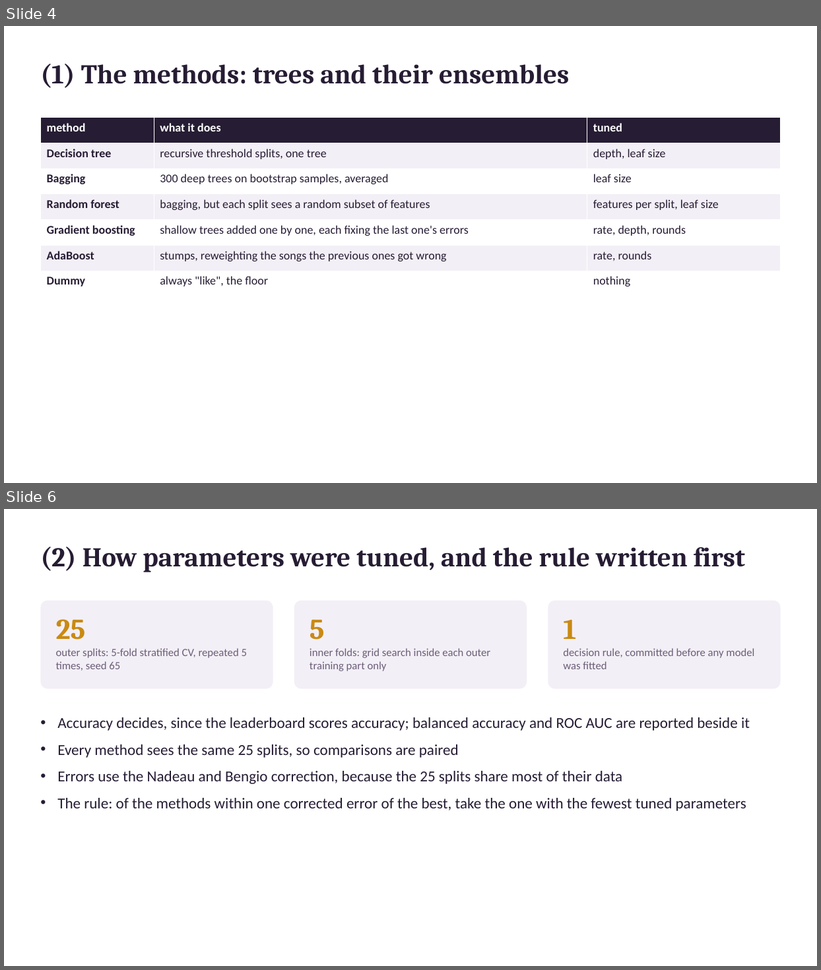
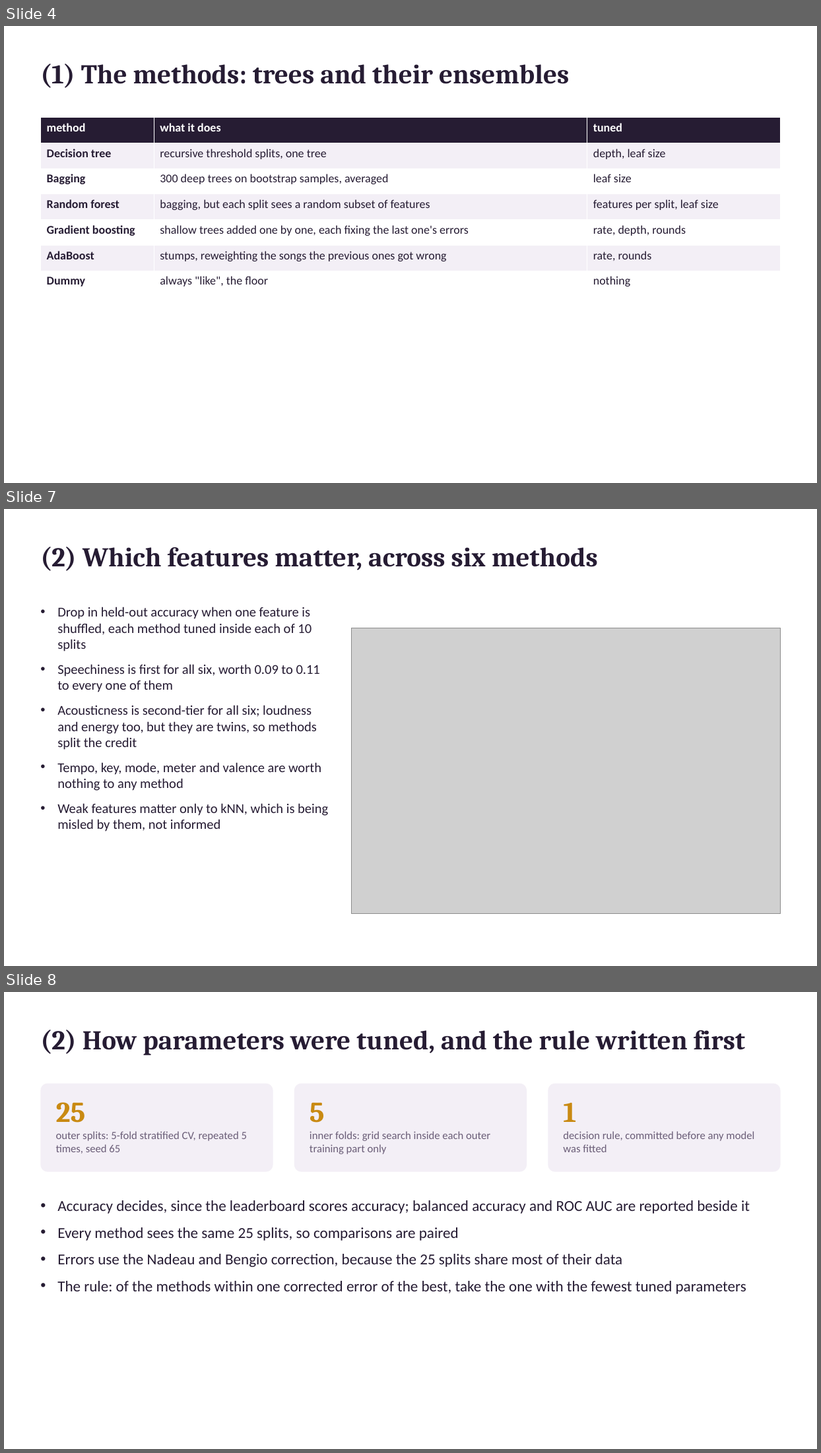
Before and after one commit to AndreassOlsson/FRTN65_code, a slide deck: labs/lab_1_music_taste_prediction/handin/slides.pptx. Shown one above the other, each under a label of ours: slides 4 and 6 before the commit, slides 4, 7 and 8 after it; the slides between them are not shown. The pictures are 821x970 and 821x1453 pixels, drawn with LibreOffice and Linux fonts; fonts in the diff are those of the drawing; grey boxes stand for pictures. Boxes give left, top, right and bottom in pixels: in the first picture for what was removed or moved away, otherwise in the second. Text is boxed around its words. In the diff, an @@ line names an element or a change of style, - is before the commit and + after.

```diff
--- a/labs/lab_1_music_taste_prediction/handin/slides.pptx
+++ b/labs/lab_1_music_taste_prediction/handin/slides.pptx
@@ slide 7 added at [4, 509, 817, 966], background #FFFFFF @@
@@ text added at [40, 547, 598, 571], 32 pt, text #261C33, bold @@
+(2) Which features matter, across six methods
@@ text added at [57, 607, 328, 832], 16 pt, text #261C33 @@
+• Drop in held-out accuracy when one feature is shuffled, each method tuned inside each of 10 splits
+• Speechiness is first for all six, worth 0.09 to 0.11 to every one of them
+• Acousticness is second-tier for all six; loudness and energy too, but they are twins, so methods split the credit
+• Tempo, key, mode, meter and valence are worth nothing to any method
+• Weak features matter only to kNN, which is being misled by them, not informed
@@ picture added at [352, 628, 781, 915] @@
@@ what was slide 6 is now slide 8 @@
```
Also in this commit, not shown: 7 slides changed, 2 other slides added, 15 other files.
